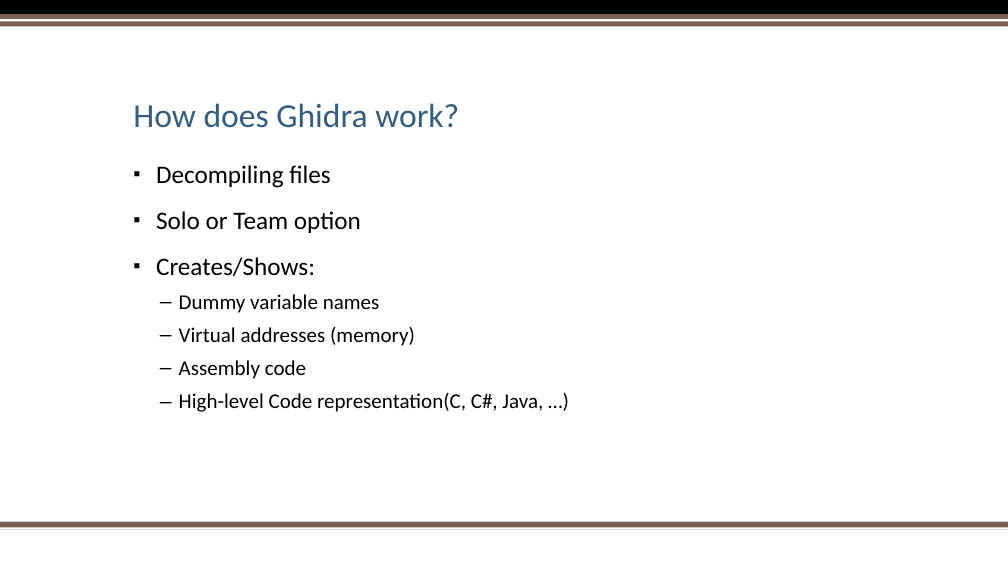
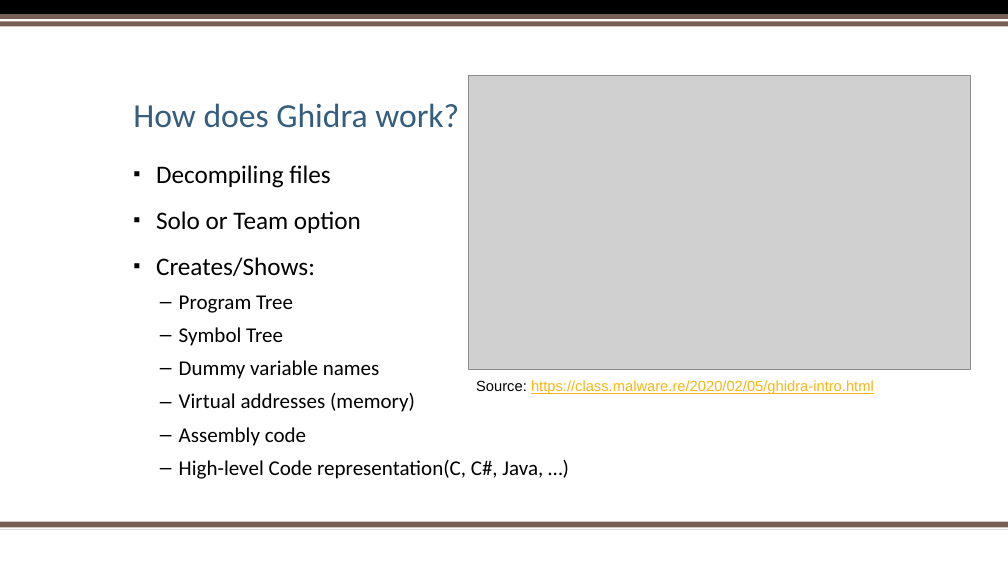
Before and after one commit to sebivenlo/ESDE_2021_Ghidra, a slide deck: slide 13 of Reverse Engineering.pptx. Drawn at 1008x567 pixels with LibreOffice and Linux fonts; fonts in the diff are those of the drawing; grey boxes stand for pictures; background and template pictures are left out. Boxes give left, top, right and bottom in pixels: in the first picture for what was removed or moved away, otherwise in the second. Text is boxed around its words. In the diff, an @@ line names an element or a change of style, - is before the commit and + after.

Commit message:
updated some visuals, added more text such as more clarifiaction on how to set up ghidra

```diff
--- a/Reverse Engineering.pptx
+++ b/Reverse Engineering.pptx
@@ picture added at <box>469,76,970,369</box> @@
@@ text at <box>179,295,293,346</box>: paragraphs added @@
+  – Program Tree
+  – Symbol Tree
@@ text added at <box>476,380,874,394</box>, 14 pt, text #F7B615, underline @@
+Source: https://class.malware.re/2020/02/05/ghidra-intro.html
```
Also in this commit, not shown: 7 other slides changed.
